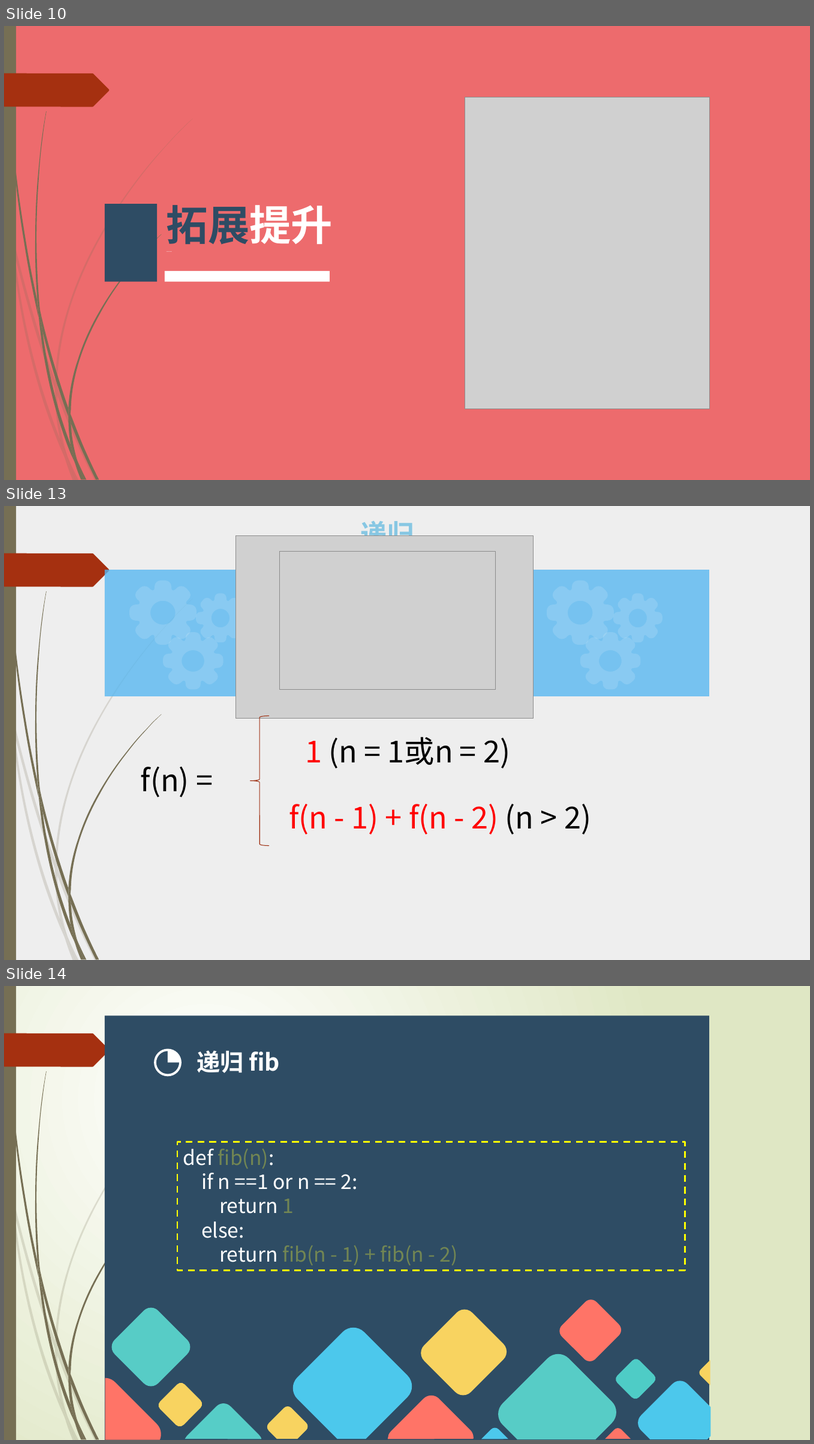
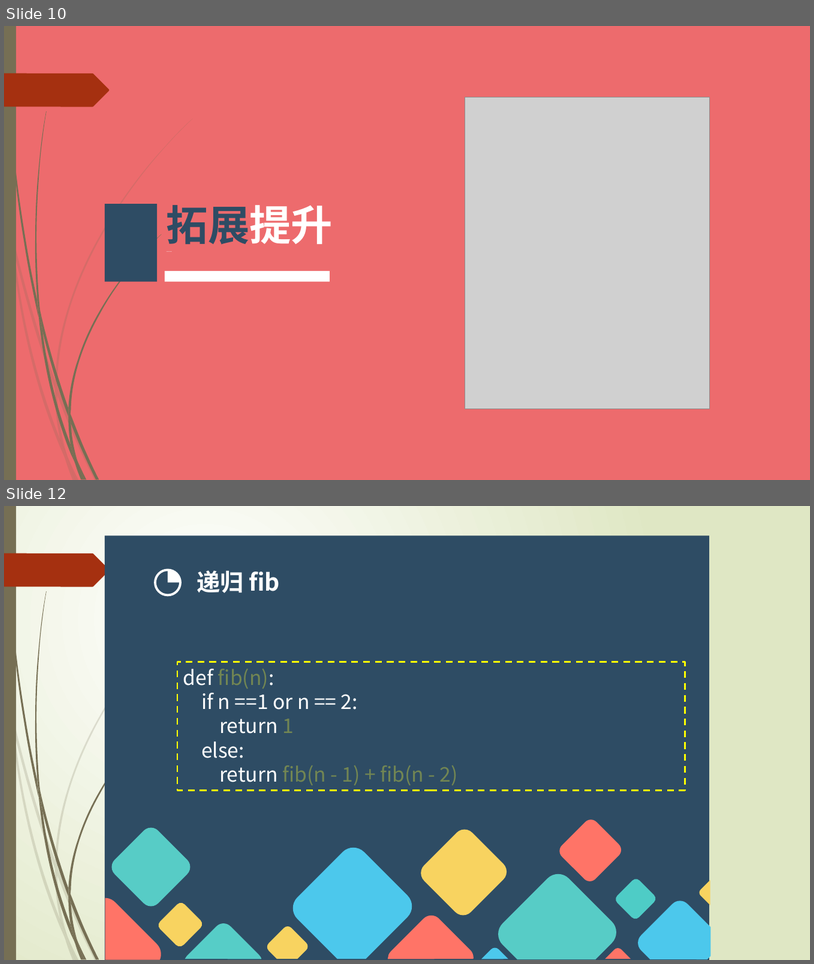
Before and after one commit to hongm32/2020design, a slide deck: 【第10课】递归算法/【第10课】递归算法.pptx. Shown one above the other, each under a label of ours: slides 10, 13 and 14 before the commit, slides 10 and 12 after it; the slides between them are not shown. The pictures are 814x1444 and 814x964 pixels, drawn with LibreOffice and Linux fonts; fonts in the diff are those of the drawing; grey boxes stand for pictures. Boxes give left, top, right and bottom in pixels: in the first picture for what was removed or moved away, otherwise in the second. Text is boxed around its words. In the diff, an @@ line names an element or a change of style, - is before the commit and + after.

```diff
--- a/【第10课】递归算法/【第10课】递归算法.pptx
+++ b/【第10课】递归算法/【第10课】递归算法.pptx
@@ slide 13 removed at <box>4,506,810,960</box>, background #EEEEEE; not listed: 24 template elements that a slide beside it also shows @@
@@ text removed at <box>360,521,414,536</box> @@
-递归
@@ group removed at <box>105,536,710,718</box>: 6 freeform shapes, 2 pictures, 1 rectangle @@
@@ left brace removed at <box>250,716,269,846</box> @@
@@ text removed at <box>305,736,510,768</box> @@
-1 (n = 1或n = 2)
@@ text removed at <box>141,766,189,797</box> @@
-f(n) =
@@ text removed at <box>289,804,591,834</box> @@
-f(n - 1) + f(n - 2) (n > 2)
@@ what was slide 14 is now slide 12 @@
```
Also in this commit, not shown: 8 slides changed, 2 other slides removed, 7 other files.
